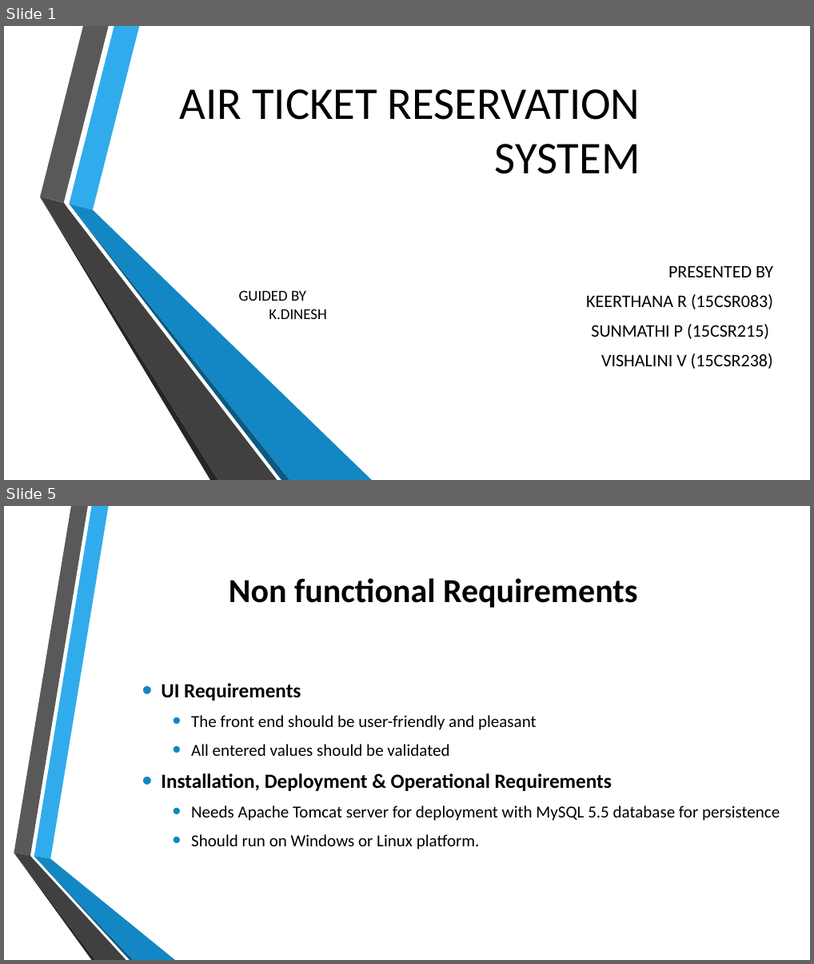
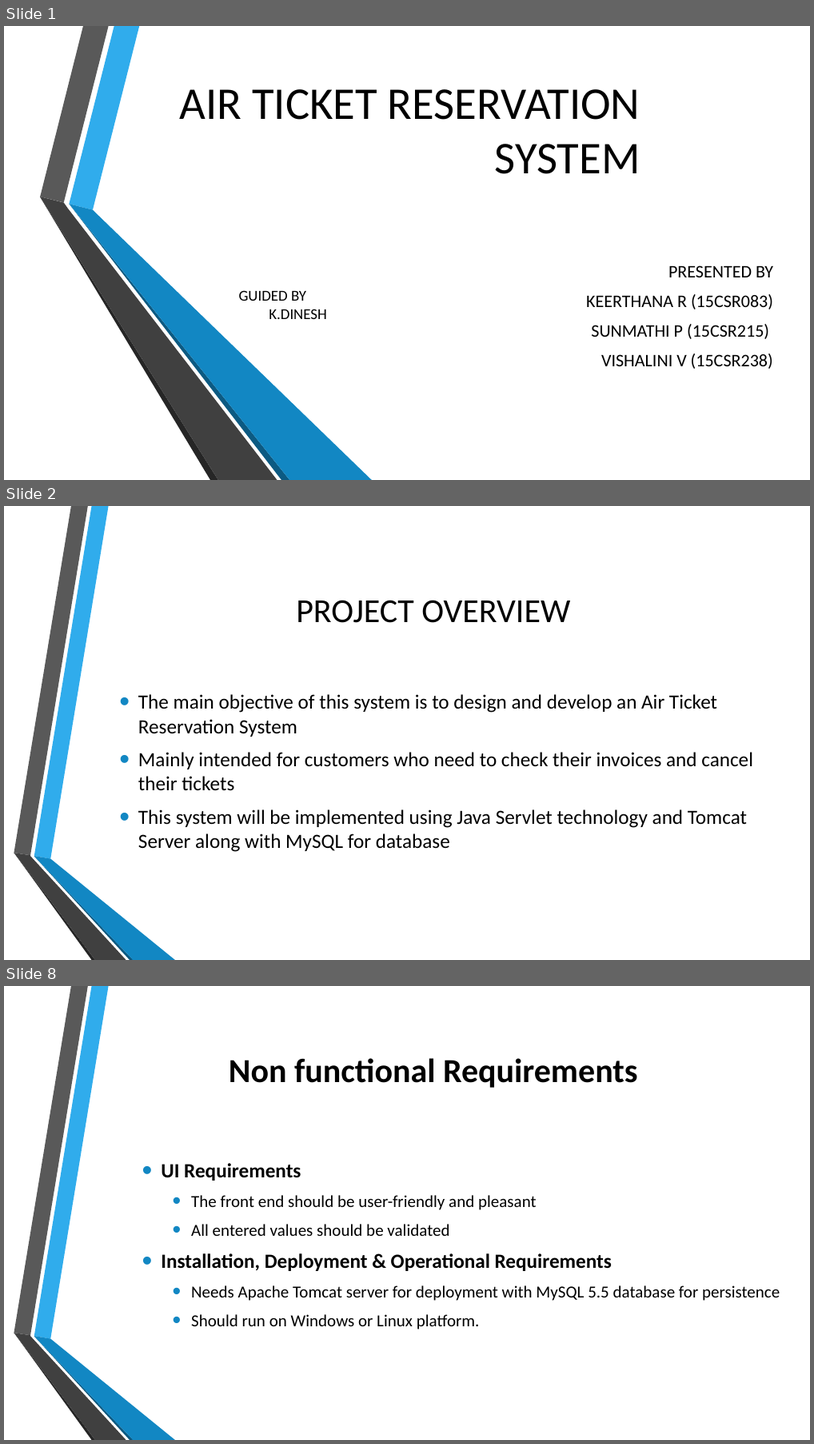
Before and after one commit to keerthanaselvi1998/EAIRTECKET_PPT, a slide deck: AIR TICKET RESERVATION SYSTEM.pptx. Shown one above the other, each under a label of ours: slides 1 and 5 before the commit, slides 1, 2 and 8 after it; the slides between them are not shown. The pictures are 814x964 and 814x1444 pixels, drawn with LibreOffice and Linux fonts; fonts in the diff are those of the drawing; background and template pictures are left out. Boxes give left, top, right and bottom in pixels: in the first picture for what was removed or moved away, otherwise in the second. Text is boxed around its words. In the diff, an @@ line names an element or a change of style, - is before the commit and + after.

```diff
--- a/AIR TICKET RESERVATION SYSTEM.pptx
+++ b/AIR TICKET RESERVATION SYSTEM.pptx
@@ slide 2 added at <box>4,506,810,960</box>, background picture (left out); not listed: 6 template elements that a slide beside it also shows @@
@@ title added at <box>296,600,570,623</box>, 40 pt, text #000000 @@
+PROJECT OVERVIEW
@@ text added at <box>138,694,754,852</box>, 24 pt, text #000000 @@
+• The main objective of this system is to design and develop an Air Ticket Reservation System
+• Mainly intended for customers who need to check their invoices and cancel their tickets
+• This system will be implemented using Java Servlet technology and Tomcat Server along with MySQL for database
@@ what was slide 5 is now slide 8 @@
```
Also in this commit, not shown: 4 slides changed, 3 other slides added.
